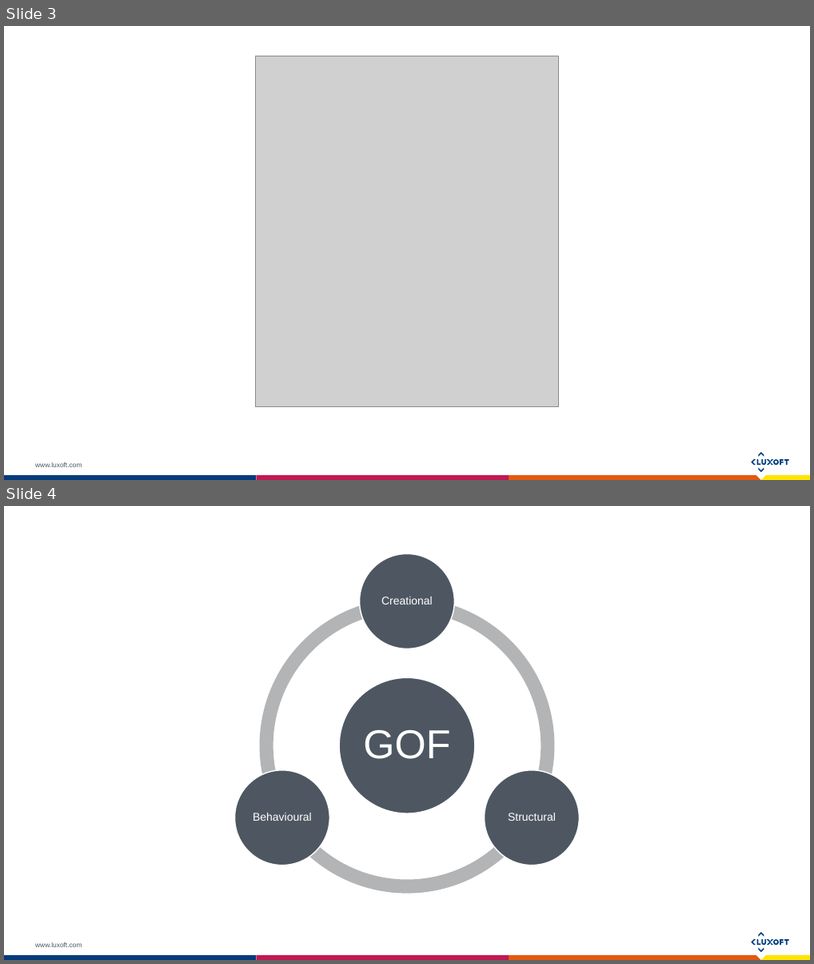
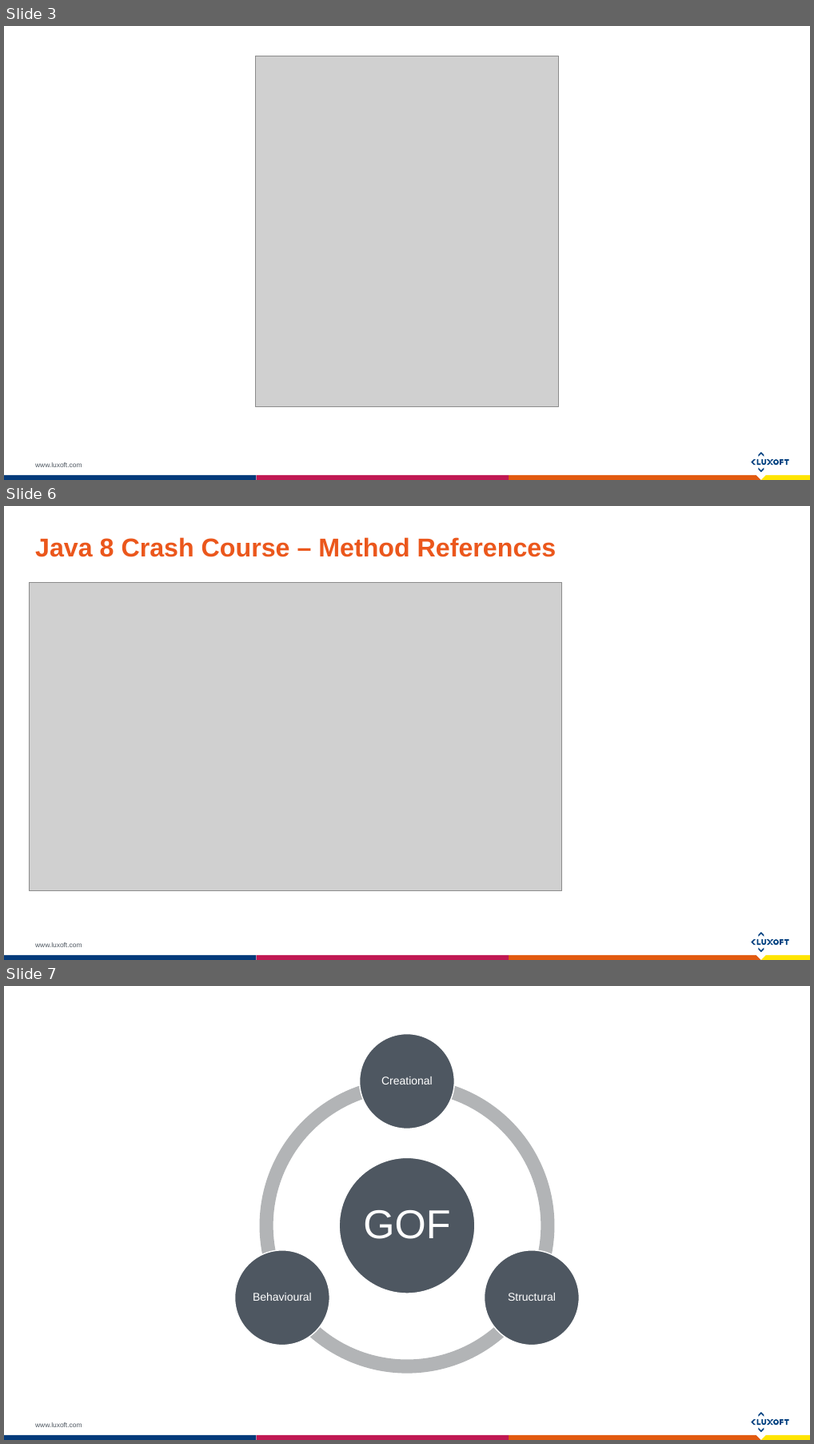
Before and after one commit to bederp/FunctionalPatterns, a slide deck: src/main/Design patterns and their functional counterparts - Luxoft Template.pptx. Shown one above the other, each under a label of ours: slides 3 and 4 before the commit, slides 3, 6 and 7 after it; the slides between them are not shown. The pictures are 814x964 and 814x1444 pixels, drawn with LibreOffice and Linux fonts; fonts in the diff are those of the drawing; grey boxes stand for pictures. Boxes give left, top, right and bottom in pixels: in the first picture for what was removed or moved away, otherwise in the second. Text is boxed around its words. In the diff, an @@ line names an element or a change of style, - is before the commit and + after.

Commit message:
Updated presentation with Java 8 crash course.

```diff
--- a/src/main/Design patterns and their functional counterparts - Luxoft Template.pptx
+++ b/src/main/Design patterns and their functional counterparts - Luxoft Template.pptx
@@ slide 6 added at bbox=[4, 506, 810, 960], background #FFFFFF; not listed: 16 template elements that a slide beside it also shows @@
@@ title added at bbox=[35, 537, 557, 557], 23 pt, text #EB571C, bold @@
+Java 8 Crash Course – Method References
@@ picture added at bbox=[29, 582, 562, 891] @@
@@ what was slide 4 is now slide 7 @@
```
Also in this commit, not shown: 2 other slides added, 1 slide removed.
